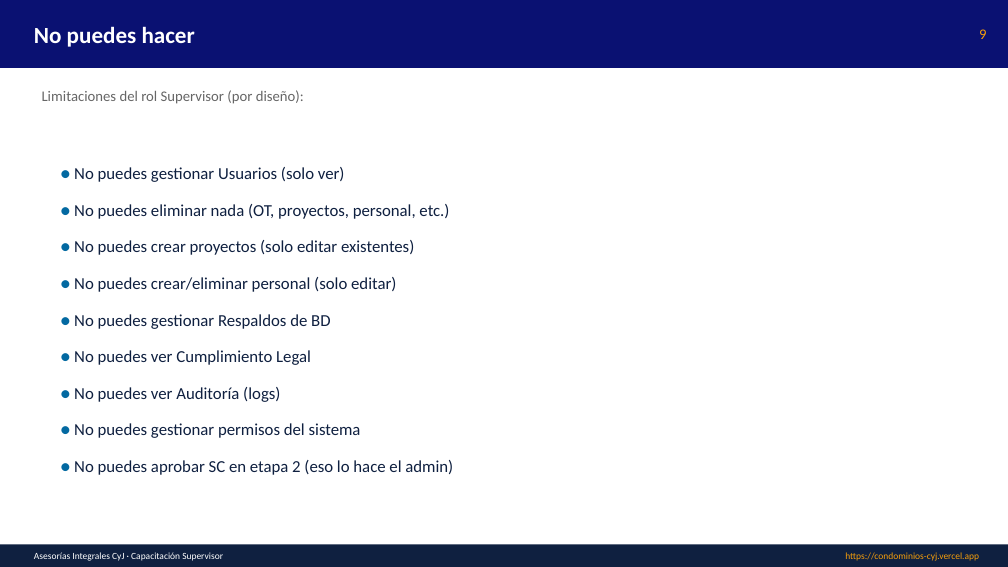
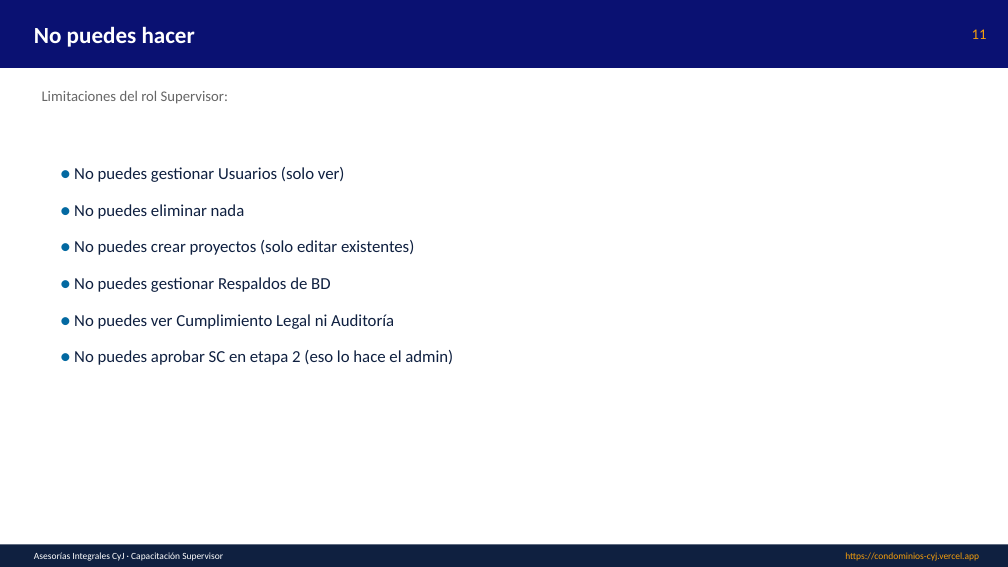
Before and after one commit to asesoriasintegralescyj-stack/condominios-cyj, a slide deck: slide 11 of public/manuales/Capacitacion_Supervisor.pptx (slide 9 before the commit). Drawn at 1008x567 pixels with LibreOffice and Linux fonts; fonts in the diff are those of the drawing. Boxes give left, top, right and bottom in pixels: in the first picture for what was removed or moved away, otherwise in the second. Text is boxed around its words. In the diff, an @@ line names an element or a change of style, - is before the commit and + after.

Commit message:
docs: manuales y capacitaciones con capturas de pantalla reales (v1.1)
- 16 capturas de pantalla del sistema real agregadas a /public/manuales/imagenes/
- Manual Word actualizado con imágenes embebidas en cada sección (3.1 MB)
- 6 capacitaciones PPT actualizadas con slides de capturas:
  * Administrador: 14 slides con 9 capturas (1.3 MB)
  * Supervisor: 12 slides con 5 capturas (699 KB)
  * Usuario: 10 slides con 4 capturas (536 KB)
  * Personal: 9 slides con 3 capturas (449 KB)
  * Auditor: 9 slides con 4 capturas (525 KB)
  * Guardia: 9 slides con 2 capturas (776 KB)
- Versión actualizada a v1.1 en ManualesModule y manuales-guardia

Capturas incluidas:
01_login, 02_dashboard, 03_ot_listado, 04_proyectos, 05_rondas,
06_solicitudes_compra, 07_usuarios, 08_permisos, 09_manuales,
10_ot_crear, 11_sc_crear, 12_usuario_crear, 13_recuperar_password,
14_guardia_rondas, 15_guardia_manuales, 16_reset_password

```diff
--- a/public/manuales/Capacitacion_Supervisor.pptx
+++ b/public/manuales/Capacitacion_Supervisor.pptx
@@ text at (x1=972, y1=29, x2=987, y2=39): text changed @@
-9
+11
@@ text at (x1=42, y1=91, x2=228, y2=104): text changed @@
-Limitaciones del rol Supervisor (por diseño):
+Limitaciones del rol Supervisor:
@@ text at (x1=74, y1=204, x2=245, y2=219): text changed @@
-● No puedes eliminar nada (OT, proyectos, personal, etc.)
+● No puedes eliminar nada
@@ text at (x1=74, y1=277, x2=396, y2=292): paragraph removed @@
-● No puedes crear/eliminar personal (solo editar)
@@ text at (x1=74, y1=314, x2=394, y2=329): text changed @@
-● No puedes ver Cumplimiento Legal
-● No puedes ver Auditoría (logs)
-● No puedes gestionar permisos del sistema
+● No puedes ver Cumplimiento Legal ni Auditoría
```
Also in this commit, not shown: 9 other slides changed, 2 slides added, 24 other files.
